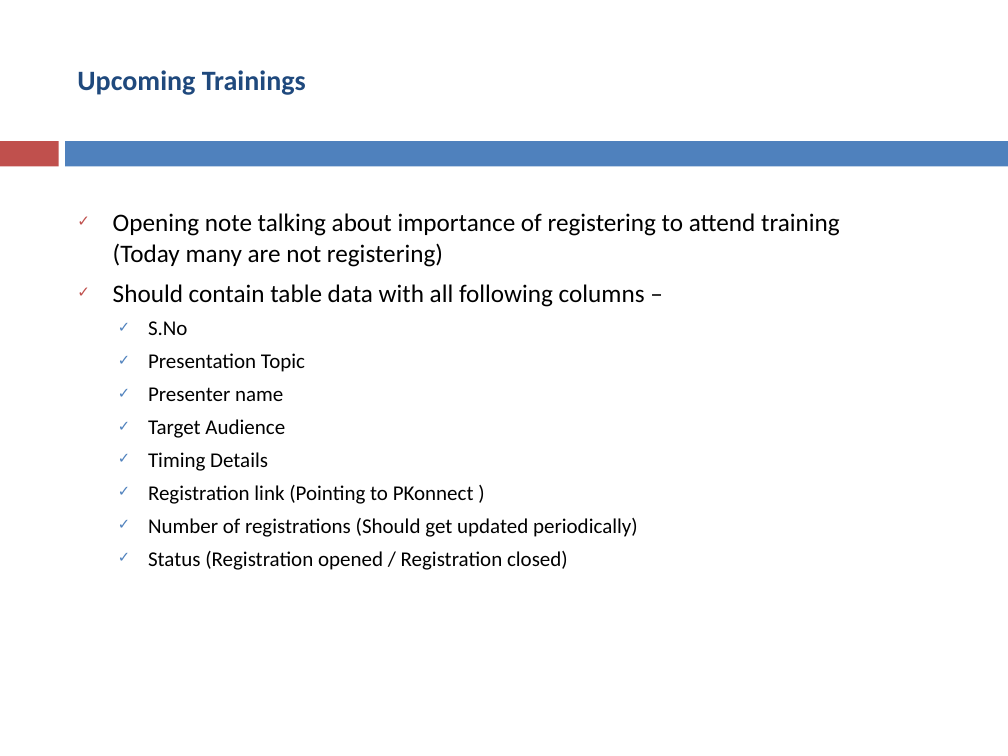
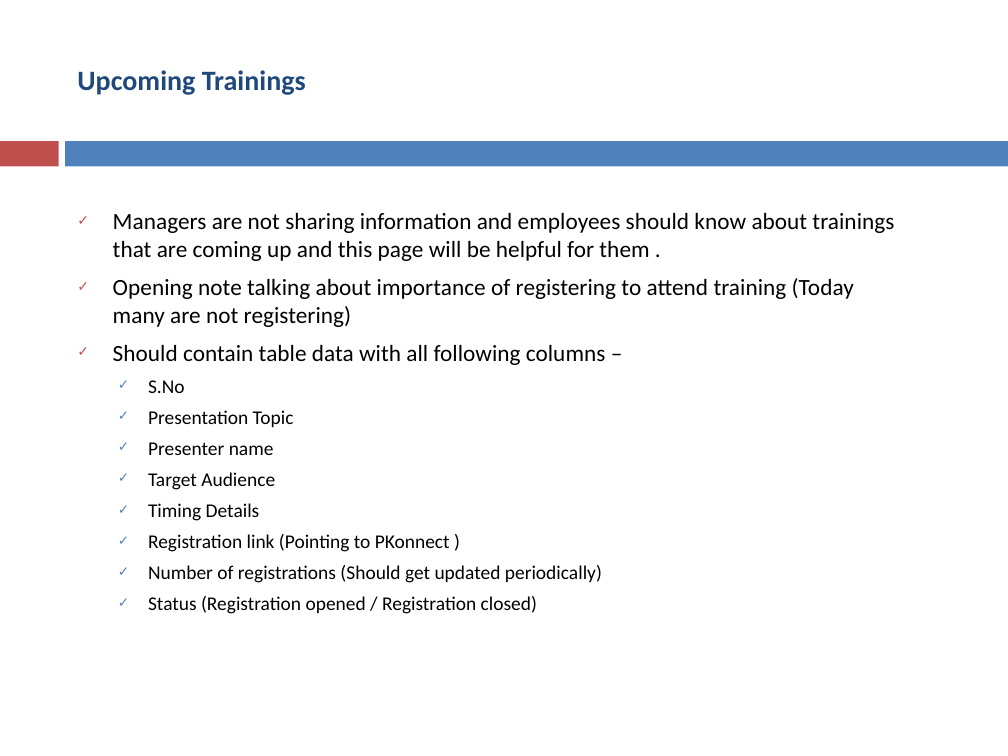
Before and after one commit to asakala/notes, a slide deck: slide 6 of Prokarma/Customer Satisfaction.pptx. Drawn at 1008x756 pixels with LibreOffice and Linux fonts; fonts in the diff are those of the drawing. Boxes give left, top, right and bottom in pixels: in the first picture for what was removed or moved away, otherwise in the second. Text is boxed around its words. In the diff, an @@ line names an element or a change of style, - is before the commit and + after.

Commit message:
fff

```diff
--- a/Prokarma/Customer Satisfaction.pptx
+++ b/Prokarma/Customer Satisfaction.pptx
@@ text at bbox=[113, 213, 894, 261]: paragraph added @@
+✓ Managers are not sharing information and employees should know about trainings that are coming up and this page will be helpful for them .
@@ text at bbox=[113, 278, 854, 583]: size 18 to 16.6 pt in "Opening note talking about importance of registering ...", "Should contain table data with all following ..."; size 15 to 13.9 pt in "S.No", "Presentation Topic", "Presenter name", "Target Audience" and 4 more places @@
```
Also in this commit, not shown: 3 other slides changed, 11 slides added, 16 slides removed.
